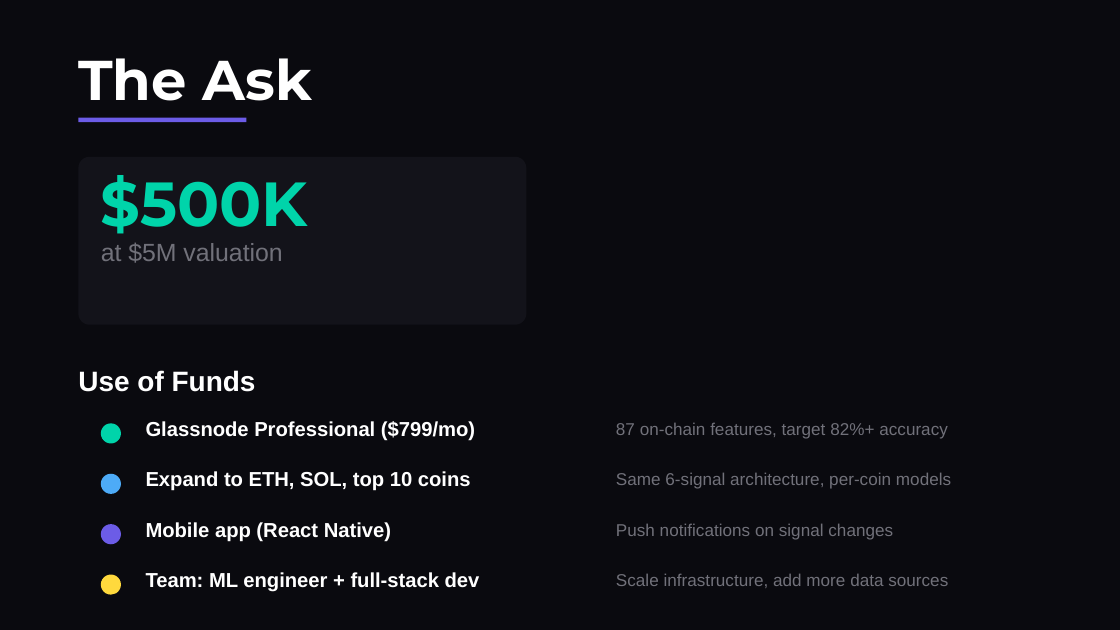
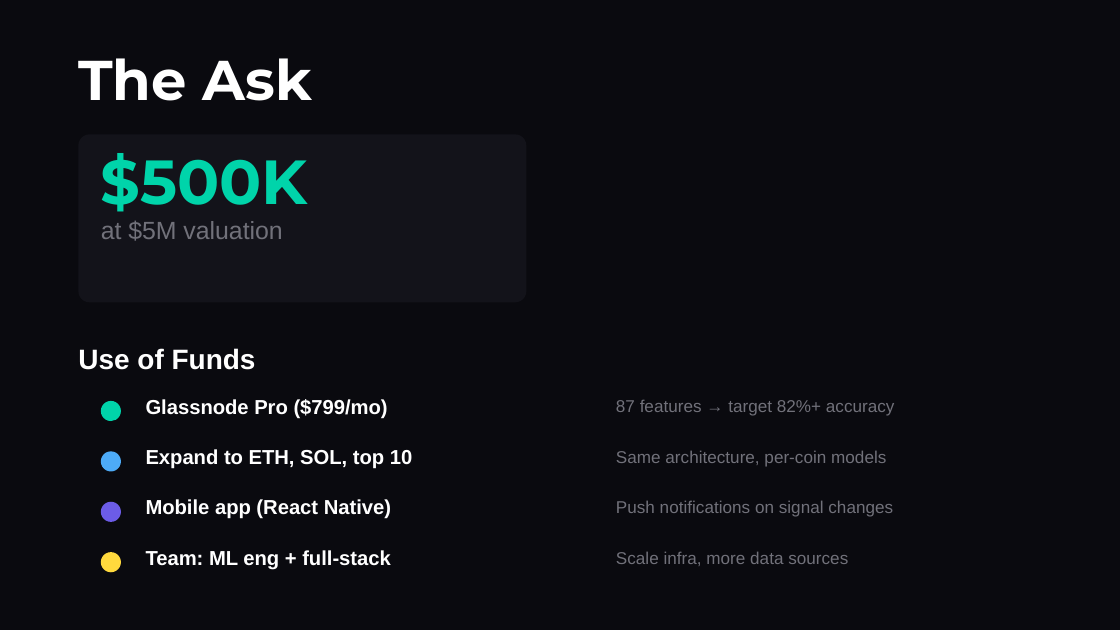
Before and after one commit to saieshagupta-cpu/truemarkets-predictions, a slide deck: slide 10 of TrueMarkets_Pitch_Deck.pptx (slide 9 before the commit). Drawn at 1120x630 pixels with LibreOffice and Linux fonts; fonts in the diff are those of the drawing. Boxes give left, top, right and bottom in pixels: in the first picture for what was removed or moved away, otherwise in the second. Text is boxed around its words. In the diff, an @@ line names an element or a change of style, - is before the commit and + after.

```diff
--- a/TrueMarkets_Pitch_Deck.pptx
+++ b/TrueMarkets_Pitch_Deck.pptx
@@ rectangle removed at (x1=78, y1=118, x2=246, y2=122) @@
@@ 5 texts, 2 ellipses moved together from (x1=78, y1=175, x2=893, y2=544) to (x1=78, y1=153, x2=893, y2=522) @@
@@ text at (x1=146, y1=399, x2=388, y2=419): text changed @@
-Glassnode Professional ($799/mo)
+Glassnode Pro ($799/mo)
@@ text at (x1=616, y1=400, x2=895, y2=416): text changed @@
-87 on-chain features, target 82%+ accuracy
+87 features → target 82%+ accuracy
@@ text at (x1=146, y1=449, x2=412, y2=469): text changed @@
-Expand to ETH, SOL, top 10 coins
+Expand to ETH, SOL, top 10
@@ text at (x1=616, y1=450, x2=886, y2=467): text changed @@
-Same 6-signal architecture, per-coin models
+Same architecture, per-coin models
@@ 2 ellipses, 1 rounded rectangle moved together from (x1=78, y1=157, x2=526, y2=595) to (x1=78, y1=134, x2=526, y2=572) @@
@@ text at (x1=146, y1=550, x2=391, y2=570): text changed @@
-Team: ML engineer + full-stack dev
+Team: ML eng + full-stack
@@ text at (x1=616, y1=551, x2=848, y2=566): text changed @@
-Scale infrastructure, add more data sources
+Scale infra, more data sources
```
Also in this commit, not shown: 6 other slides changed, 2 slides added, 1 slide removed, 6 other files.
